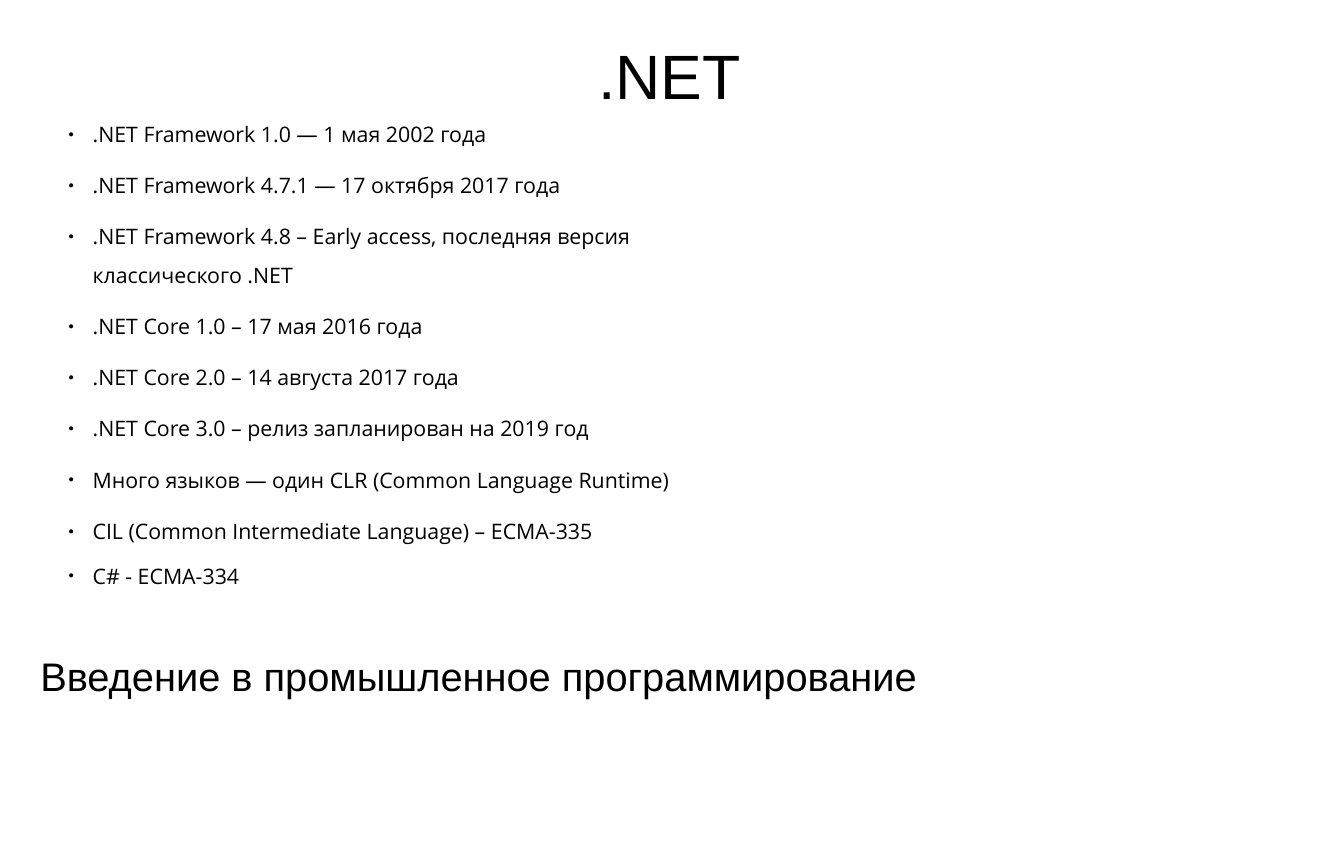
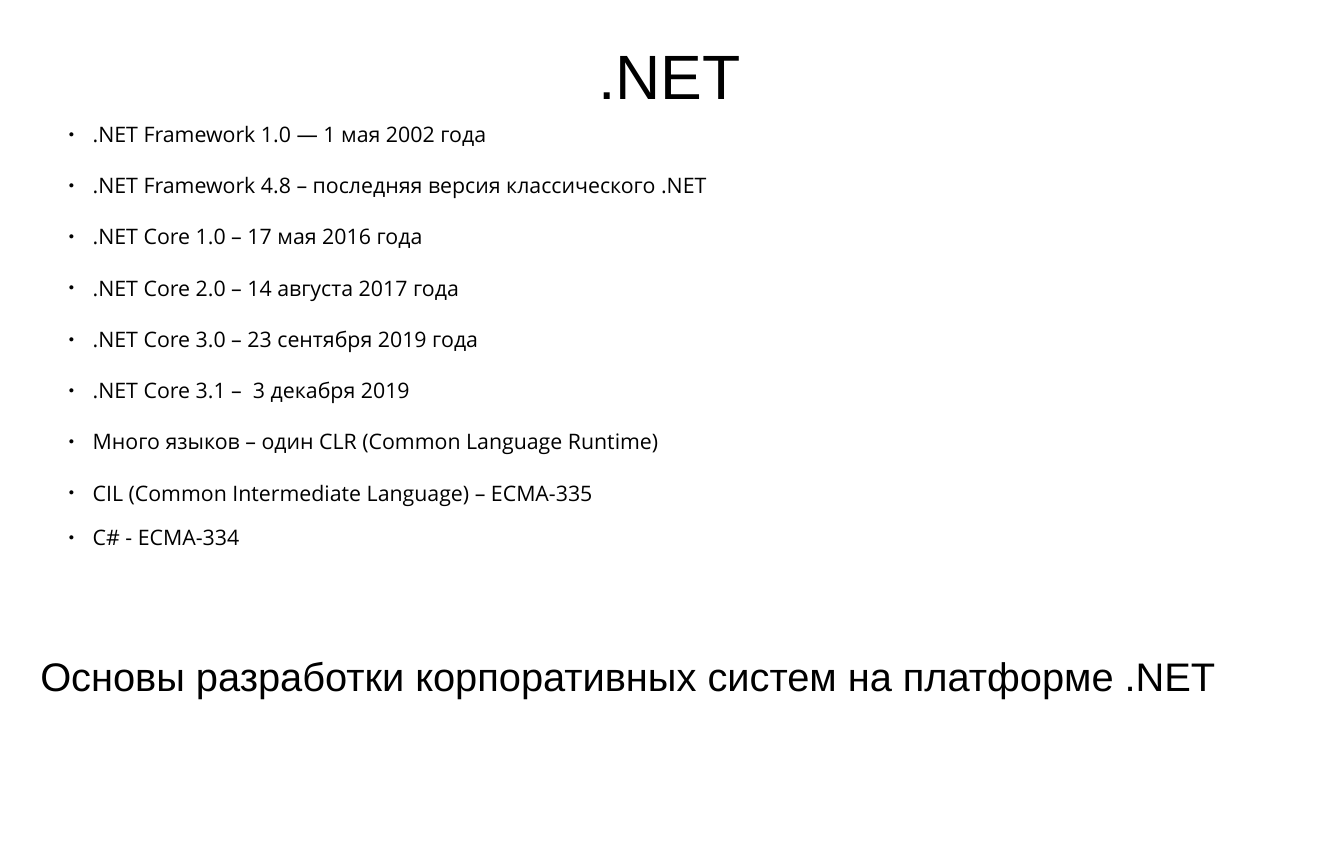
Before and after one commit to PeshekhonovK/ExampleSolution, a slide deck: slide 2 of docs/ЛЭТИ ВвПП 2019.1.pptx. Drawn at 1344x847 pixels with LibreOffice and Linux fonts; fonts in the diff are those of the drawing; background and template pictures are left out. Boxes give left, top, right and bottom in pixels: in the first picture for what was removed or moved away, otherwise in the second. Text is boxed around its words. In the diff, an @@ line names an element or a change of style, - is before the commit and + after.

```diff
--- a/docs/ЛЭТИ ВвПП 2019.1.pptx
+++ b/docs/ЛЭТИ ВвПП 2019.1.pptx
@@ text at bbox=[93, 176, 706, 198]: text changed @@
-● .NET Framework 4.7.1 — 17 октября 2017 года
-● .NET Framework 4.8 – Early access, последняя версия классического .NET
+● .NET Framework 4.8 – последняя версия классического .NET
@@ text at bbox=[93, 330, 658, 454]: text changed @@
-● .NET Core 3.0 – релиз запланирован на 2019 год
-● Много языков — один CLR (Common Language Runtime)
+● .NET Core 3.0 – 23 сентября 2019 года
+● .NET Core 3.1 – 3 декабря 2019
+● Много языков – один CLR (Common Language Runtime)
@@ text at bbox=[40, 662, 1216, 699]: text changed @@
-Введение в промышленное программирование
+Основы разработки корпоративных систем на платформе .NET
```
Also in this commit, not shown: 10 other slides changed, 1 other file.
